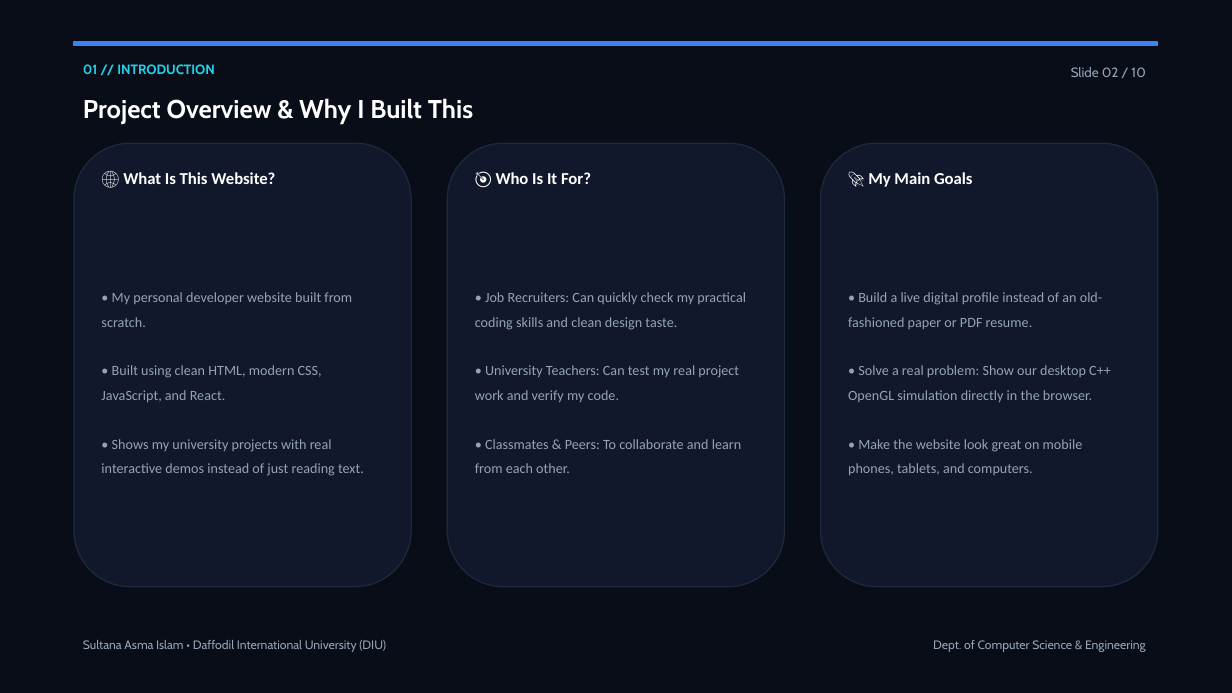
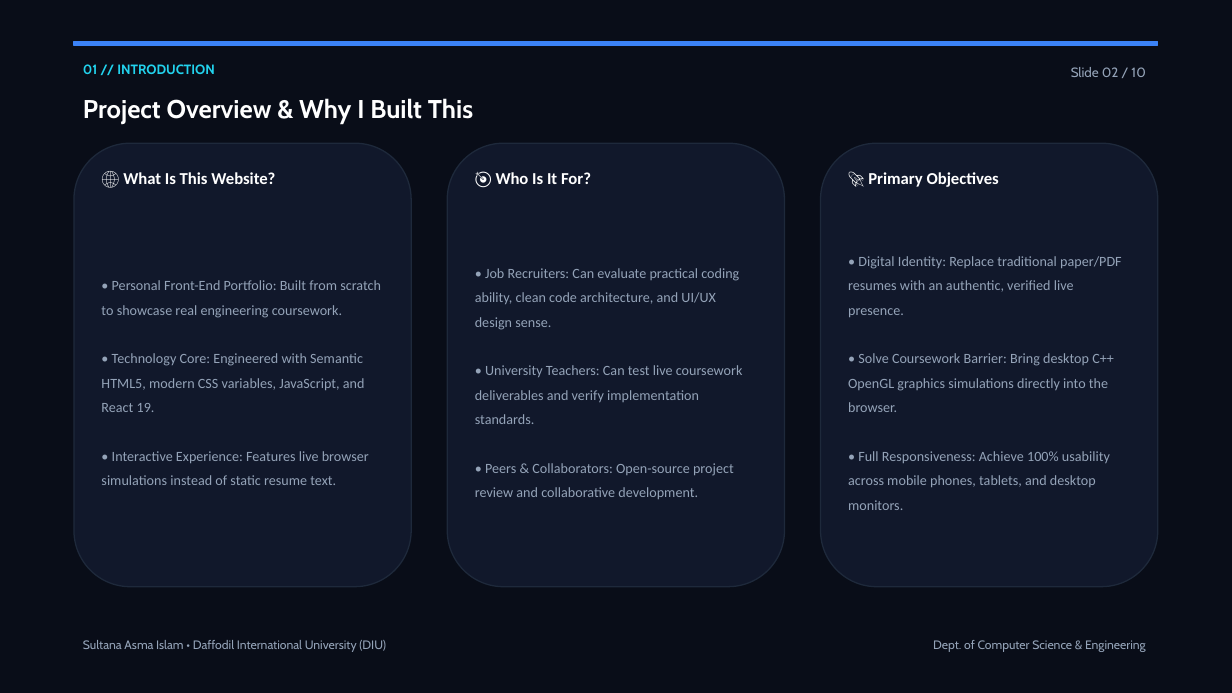
Before and after one commit to Sultana-Asma/sultana-portfolio, a slide deck: slide 2 of My_Portfolio_Presentation_Sultana.pptx. Drawn at 1232x693 pixels with LibreOffice and Linux fonts; fonts in the diff are those of the drawing. Boxes give left, top, right and bottom in pixels: in the first picture for what was removed or moved away, otherwise in the second. Text is boxed around its words. In the diff, an @@ line names an element or a change of style, - is before the commit and + after.

Commit message:
Final review and updates: accurate honeypot & canvas justification, refined sitemap hierarchy, 3 key outputs (hero, skills, modal), 3 future improvements, and consistent verified metrics

```diff
--- a/My_Portfolio_Presentation_Sultana.pptx
+++ b/My_Portfolio_Presentation_Sultana.pptx
@@ text at box(868, 172, 999, 187): text changed @@
-🚀 My Main Goals
+🚀 Primary Objectives
@@ text at box(475, 268, 743, 499): text changed @@
-• Job Recruiters: Can quickly check my practical coding skills and clean design taste.
-• University Teachers: Can test my real project work and verify my code.
-• Classmates & Peers: To collaborate and learn from each other.
+• Job Recruiters: Can evaluate practical coding ability, clean code architecture, and UI/UX design sense.
+• University Teachers: Can test live coursework deliverables and verify implementation standards.
+• Peers & Collaborators: Open-source project review and collaborative development.
@@ text at box(848, 256, 1122, 510): text changed @@
-• Build a live digital profile instead of an old-fashioned paper or PDF resume.
-• Solve a real problem: Show our desktop C++ OpenGL simulation directly in the browser.
-• Make the website look great on mobile phones, tablets, and computers.
+• Digital Identity: Replace traditional paper/PDF resumes with an authentic, verified live presence.
+• Solve Coursework Barrier: Bring desktop C++ OpenGL graphics simulations directly into the browser.
+• Full Responsiveness: Achieve 100% usability across mobile phones, tablets, and desktop monitors.
@@ text at box(101, 280, 381, 485): text changed @@
-• My personal developer website built from scratch.
-• Built using clean HTML, modern CSS, JavaScript, and React.
-• Shows my university projects with real interactive demos instead of just reading text.
+• Personal Front-End Portfolio: Built from scratch to showcase real engineering coursework.
+• Technology Core: Engineered with Semantic HTML5, modern CSS variables, JavaScript, and React 19.
+• Interactive Experience: Features live browser simulations instead of static resume text.
```
Also in this commit, not shown: 9 other slides changed, 7 other files.
